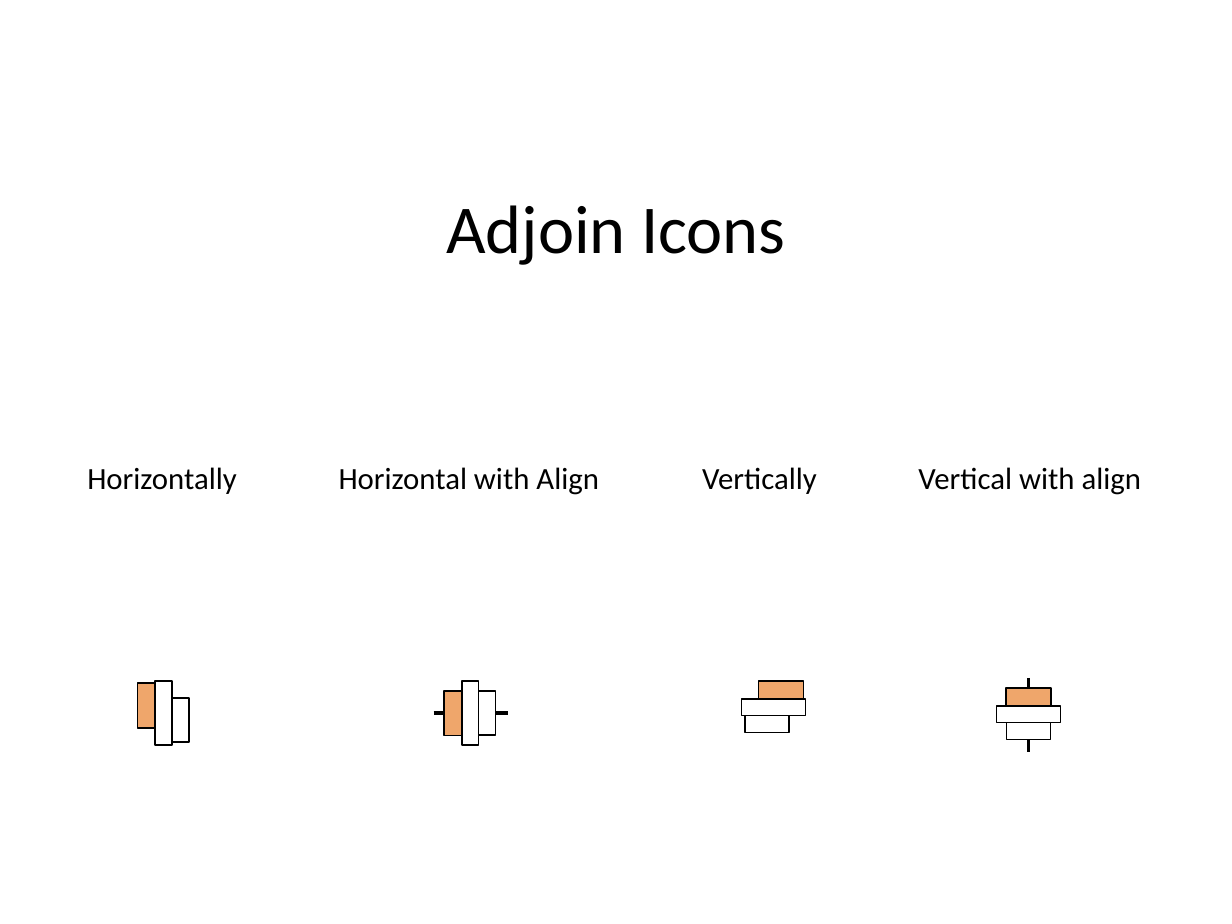
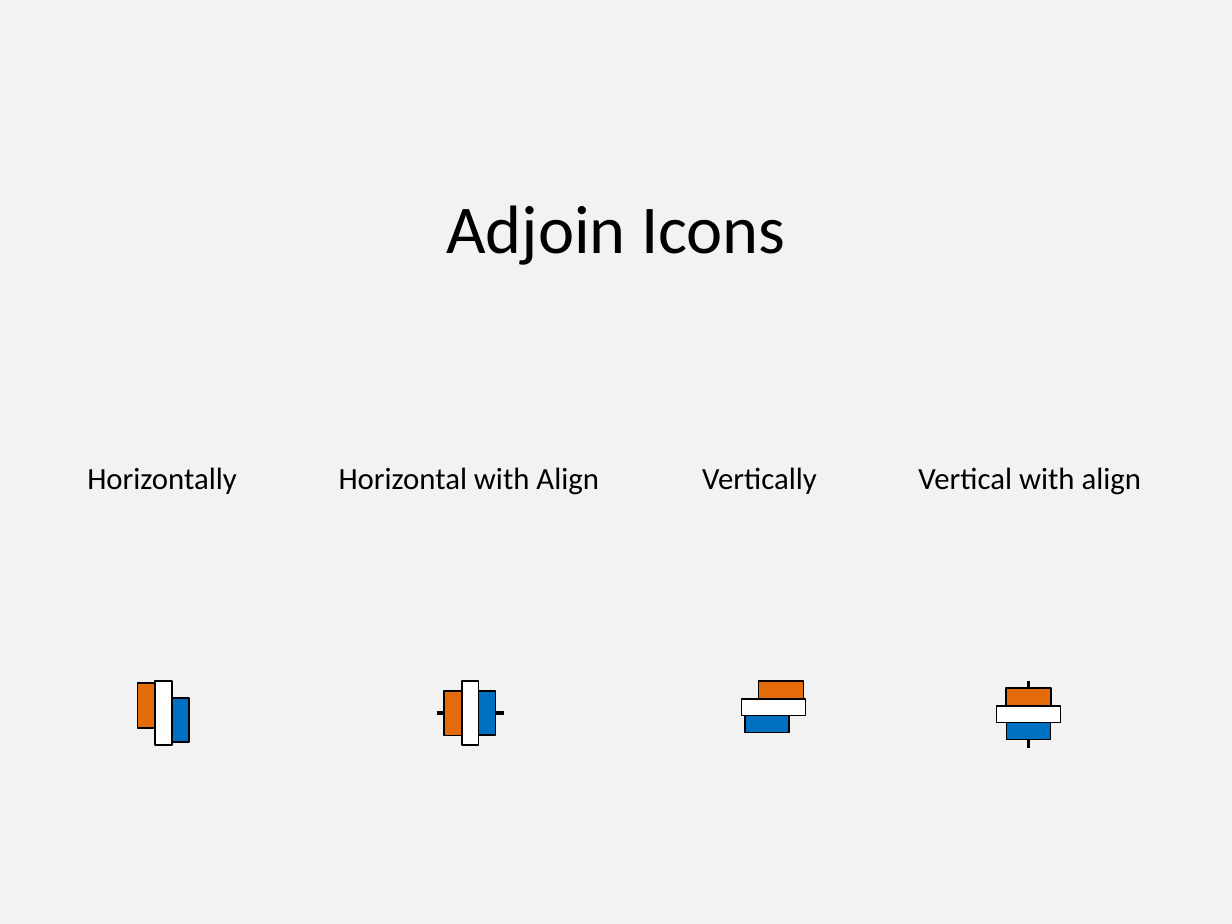
Before and after one commit to PowerPointLabs/PowerPointLabs, a slide deck: slide 3 of doc/Icons-PositionsLab.pptx. Drawn at 1232x924 pixels with LibreOffice and Linux fonts; fonts in the diff are those of the drawing. Boxes give left, top, right and bottom in pixels: in the first picture for what was removed or moved away, otherwise in the second. Text is boxed around its words. In the diff, an @@ line names an element or a change of style, - is before the commit and + after.

```diff
--- a/doc/Icons-PositionsLab.pptx
+++ b/doc/Icons-PositionsLab.pptx
@@ background #FFFFFF to #F2F2F2 @@
@@ fill #EFA66B to #E46B09 in 4 elements at [138, 684, 155, 728], [759, 681, 803, 699], [445, 691, 462, 736], [1007, 689, 1051, 706] @@
@@ line moved from (1029, 678) - (1029, 752) to (1029, 681) - (1029, 748) @@
@@ line moved from (434, 713) - (508, 713) to (437, 713) - (504, 713) @@
@@ fill #FFFFFF to #0070C0 in 4 elements at [171, 697, 188, 742], [745, 716, 790, 733], [478, 691, 495, 736], [1007, 722, 1051, 739] @@
```
Also in this commit, not shown: 5 other slides changed, 1 slide removed.
